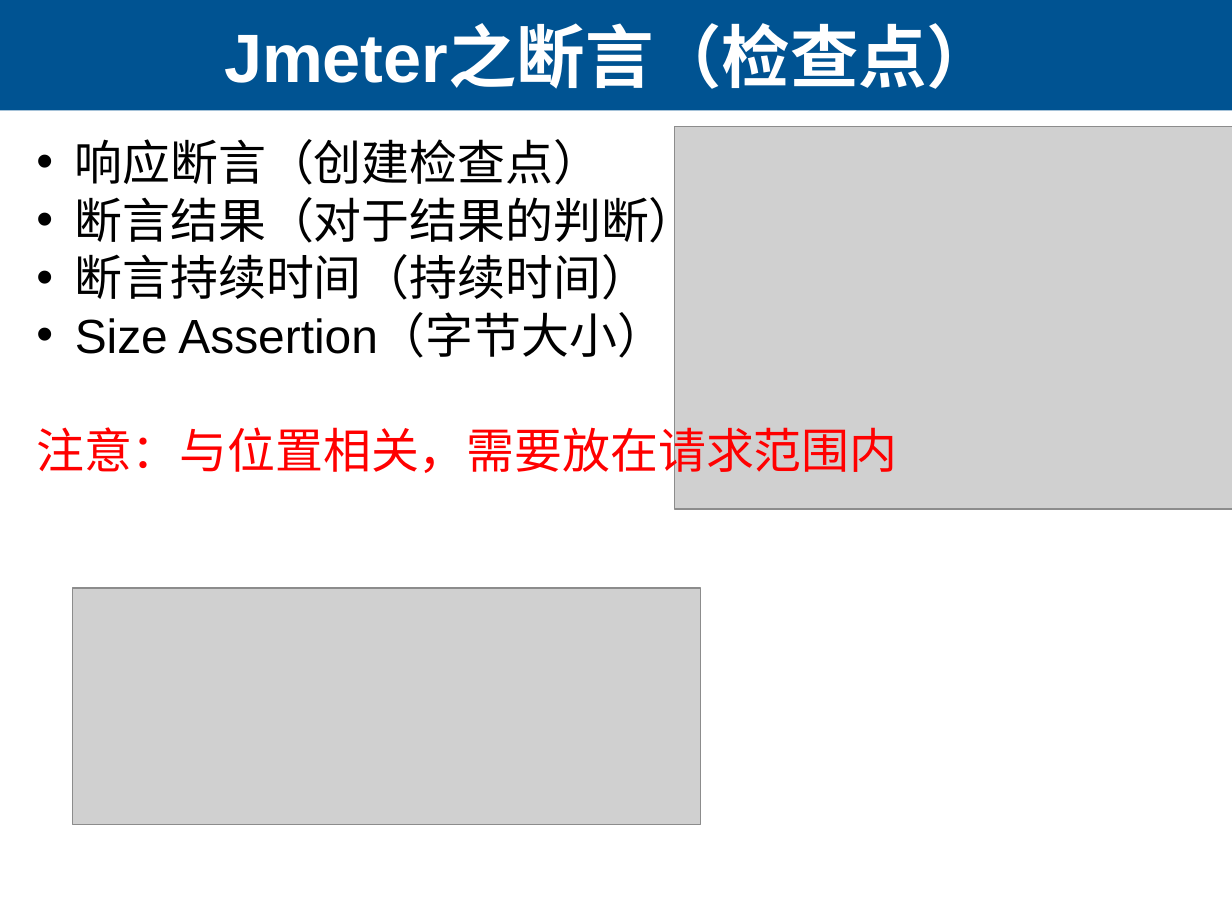
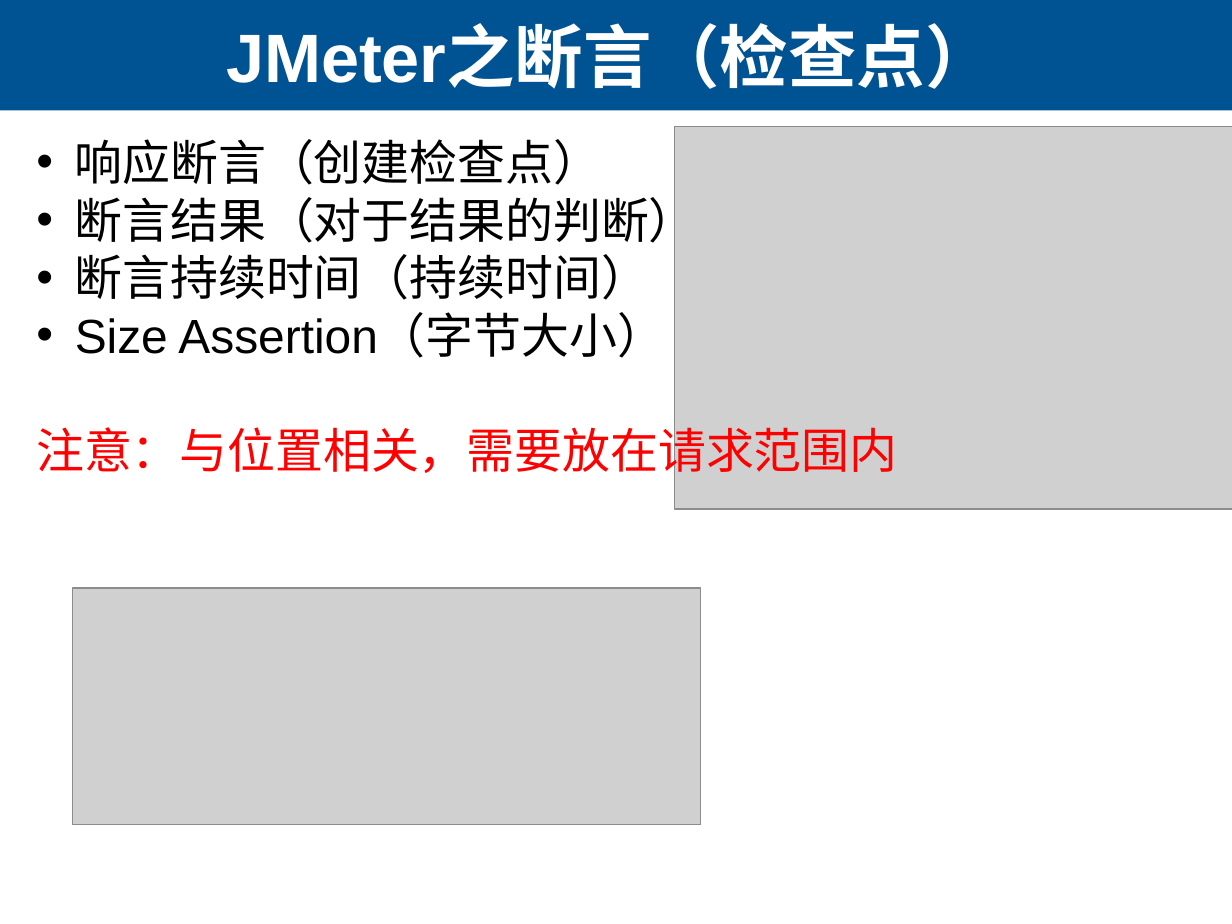
Before and after one commit to lihuanzhen/load-testing, a slide deck: slide 16 of 21 Jmeter的使用.pptx (slide 11 before the commit). Drawn at 1232x924 pixels with LibreOffice and Linux fonts; fonts in the diff are those of the drawing; grey boxes stand for pictures. Boxes give left, top, right and bottom in pixels: in the first picture for what was removed or moved away, otherwise in the second. Text is boxed around its words. In the diff, an @@ line names an element or a change of style, - is before the commit and + after.

```diff
--- a/21 Jmeter的使用.pptx
+++ b/21 Jmeter的使用.pptx
@@ title at [226,28,993,89]: text changed @@
-Jmeter之断言（检查点）
+JMeter之断言（检查点）
```
Also in this commit, not shown: 12 other slides changed, 7 slides added, 1 other file.
